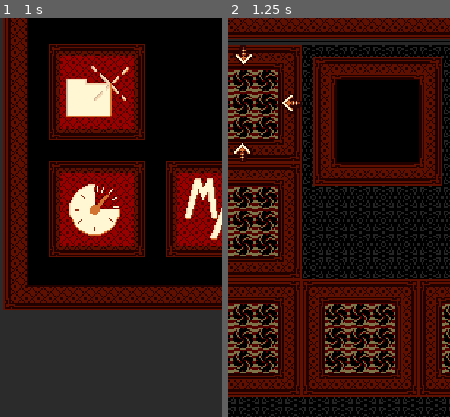
Above: before the commit, frames 1-2 (left to right).
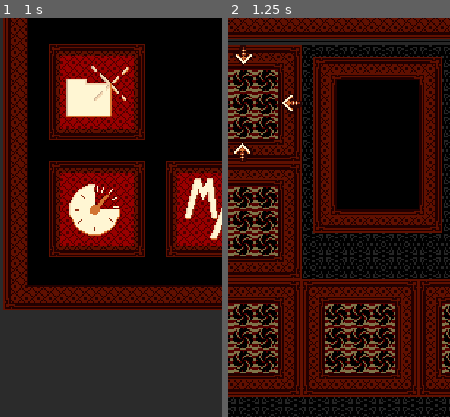
Above: after the commit, the same moments.

Repository: leegee1080/Quest-Dream
Game: Godot game, scene res://nodes/GameMaster.tscn
Two runs of this game, one before a commit and one after it. Both use one fixed random seed, a clock stepped at 60 frames per second and the inputs below.
Inputs (mouse positions are % of the whole screen's width and height, from its top left):
- Up to frame 1 (1 s): tap Enter at 0.5 s; move the mouse to (72, 45) at 0.52 s; hold W from 0.53 s (still down); tap N at 0.6 s; click (72, 45) at 0.67 s; tap Space at 0.77 s
- Up to frame 2 (1.25 s): keep holding W
The pictures show only the part of the screen within x 15-65%, y 50-100%; the shares and areas given below are measured in that part.

Frame 1 is identical in both runs. In frame 2, 7.9% of the frame differs, in the area x 38-97%, y 35-54%.
Error in both runs: Invalid call. Nonexistent function 'win_round' in base 'Nil'. (res://scripts/GameMaster_Script.gd:197)

Commit message:
changed cheat var to const, updated bg graphic to fit the key resource

Diff:
--- a/scripts/GameMaster_Script.gd
+++ b/scripts/GameMaster_Script.gd
@@ -1,6 +1,6 @@
 extends Node2D
 
-var cheats = true
+const cheats = true
 var player_type_class = Player_Enums.player_types_enum.assassin
 var chosen_level_theme = Tile_Enums.tile_themes_enum.forest
 
Binary file changed: assets/visuals/bg.png
Not shown, changed: assets/raw/bg.xcf
